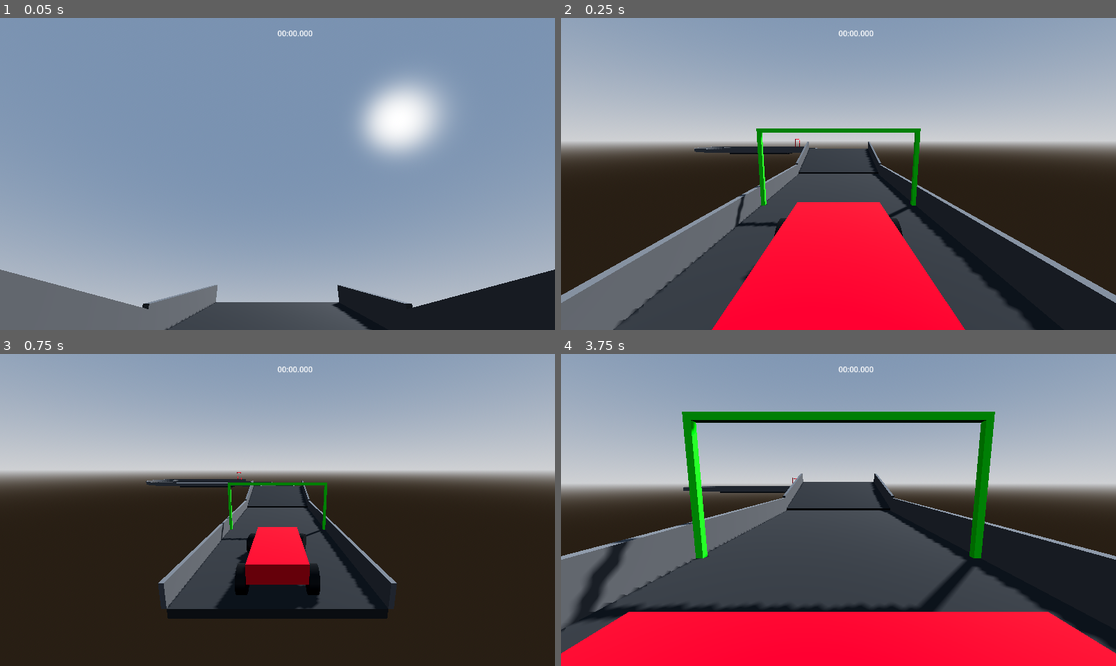
Above: before the commit, frames 1-4 (two rows, left to right).
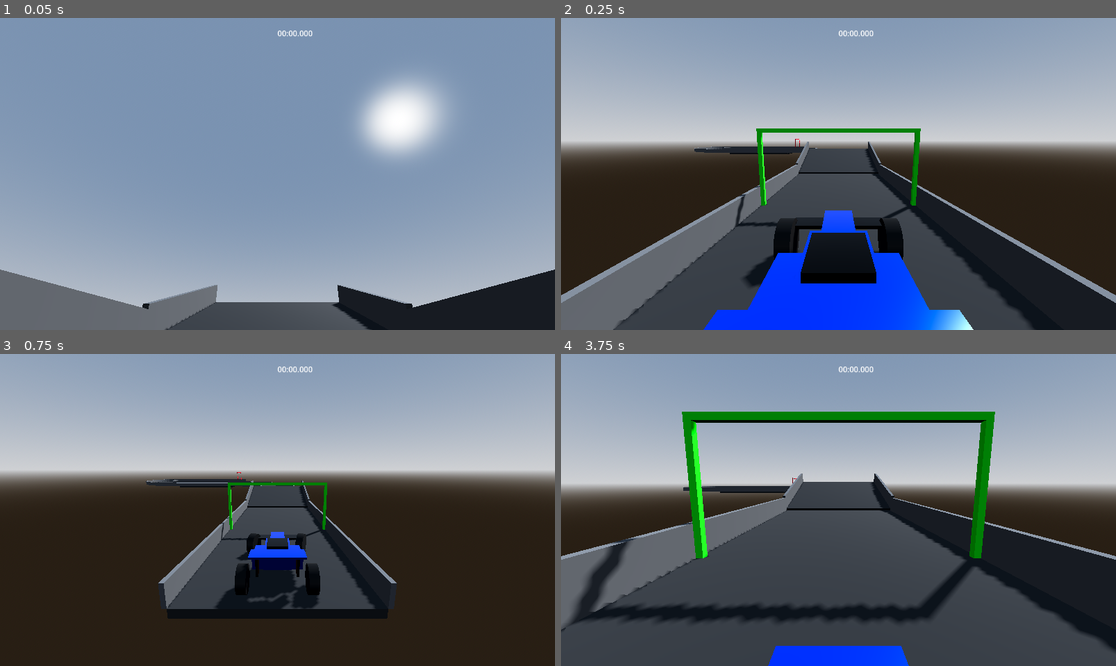
Above: after the commit, the same moments.

Repository: JosePedroDias/godot-trial-maniac
Game: Godot game, scene res://scenes/track1.tscn
The game is run twice, just before and just after one commit, with the same random seed, the same clock (stepped at 60 frames per second) and the same inputs.
Inputs:
- Up to frame 1 (0.05 s): no input
- Up to frame 2 (0.25 s): no input
- Up to frame 3 (0.75 s): hold Right (ui_right) from 0.53 s (still down)
- Up to frame 4 (3.75 s): release Right (ui_right) at 1.28 s; hold Down (ui_down) 1.28-2.03 s; hold Right (ui_right) 2.03-2.78 s; hold Up (ui_up) 2.78-3.53 s; hold Left (ui_left) from 3.53 s (still down)

Frame 1 is identical in both runs. In frame 2, 13% of the frame differs, in the area x 25-75%, y 59-100%; in frame 3, 2.0%; in frame 4, 16%, in the area x 0-100%, y 82-100%.

Commit message:
open seater

Diff:
--- /dev/null
+++ b/assets/open_seater_mesh.tscn
@@ -0,0 +1,102 @@
+[gd_scene format=3]
+
+[sub_resource type="StandardMaterial3D" id="StandardMaterial3D_o73ec"]
+albedo_color = Color(0.1, 0.3, 0.8, 1)
+metallic = 0.8
+roughness = 0.2
+
+[sub_resource type="BoxMesh" id="BoxMesh_gcabg"]
+material = SubResource("StandardMaterial3D_o73ec")
+size = Vector3(0.6, 0.3, 1.2)
+
+[sub_resource type="StandardMaterial3D" id="StandardMaterial3D_o7duk"]
+albedo_color = Color(0.1, 0.3, 0.8, 1)
+metallic = 0.8
+roughness = 0.2
+
+[sub_resource type="BoxMesh" id="BoxMesh_2stfx"]
+material = SubResource("StandardMaterial3D_o7duk")
+size = Vector3(0.4, 0.2, 1)
+
+[sub_resource type="StandardMaterial3D" id="StandardMaterial3D_w7mle"]
+albedo_color = Color(0.1, 0.1, 0.1, 1)
+metallic = 0.8
+roughness = 0.2
+
+[sub_resource type="BoxMesh" id="BoxMesh_3wfum"]
+material = SubResource("StandardMaterial3D_w7mle")
+size = Vector3(0.5, 0.15, 0.6)
+
+[sub_resource type="StandardMaterial3D" id="StandardMaterial3D_mjioq"]
+albedo_color = Color(0.1, 0.1, 0.1, 1)
+metallic = 0.8
+roughness = 0.2
+
+[sub_resource type="BoxMesh" id="BoxMesh_aetvj"]
+material = SubResource("StandardMaterial3D_mjioq")
+size = Vector3(1.3, 0.05, 0.3)
+
+[sub_resource type="StandardMaterial3D" id="StandardMaterial3D_6x00r"]
+albedo_color = Color(0.1, 0.3, 0.8, 1)
+metallic = 0.8
+roughness = 0.2
+
+[sub_resource type="BoxMesh" id="BoxMesh_3ov5s"]
+material = SubResource("StandardMaterial3D_6x00r")
+size = Vector3(1.1, 0.05, 0.4)
+
+[sub_resource type="StandardMaterial3D" id="StandardMaterial3D_wju81"]
+albedo_color = Color(0.1, 0.1, 0.1, 1)
+metallic = 0.8
+roughness = 0.2
+
+[sub_resource type="BoxMesh" id="BoxMesh_l6qcp"]
+material = SubResource("StandardMaterial3D_wju81")
+size = Vector3(0.05, 0.4, 0.3)
+
+[sub_resource type="StandardMaterial3D" id="StandardMaterial3D_xsbuo"]
+albedo_color = Color(0.1, 0.3, 0.8, 1)
+metallic = 0.8
+roughness = 0.2
+
+[sub_resource type="BoxMesh" id="BoxMesh_evc43"]
+material = SubResource("StandardMaterial3D_xsbuo")
+size = Vector3(0.3, 0.25, 0.8)
+
+[node name="OpenSeaterMesh" type="Node3D" unique_id=724393529]
+
+[node name="@MeshInstance3D@2" type="MeshInstance3D" parent="." unique_id=1977302534]
+transform = Transform3D(1, 0, 0, 0, 1, 0, 0, 0, 1, 0, 0, -0.2)
+mesh = SubResource("BoxMesh_gcabg")
+
+[node name="@MeshInstance3D@3" type="MeshInstance3D" parent="." unique_id=1584830522]
+transform = Transform3D(1, 0, 0, 0, 1, 0, 0, 0, 1, 0, -0.05, 0.8)
+mesh = SubResource("BoxMesh_2stfx")
+
+[node name="@MeshInstance3D@4" type="MeshInstance3D" parent="." unique_id=520014431]
+transform = Transform3D(1, 0, 0, 0, 1, 0, 0, 0, 1, 0, 0.15, -0.1)
+mesh = SubResource("BoxMesh_3wfum")
+
+[node name="@MeshInstance3D@5" type="MeshInstance3D" parent="." unique_id=1666414345]
+transform = Transform3D(1, 0, 0, 0, 1, 0, 0, 0, 1, 0, -0.1, 1.2)
+mesh = SubResource("BoxMesh_aetvj")
+
+[node name="@MeshInstance3D@6" type="MeshInstance3D" parent="." unique_id=883148193]
+transform = Transform3D(1, 0, 0, 0, 1, 0, 0, 0, 1, 0, 0.3, -1)
+mesh = SubResource("BoxMesh_3ov5s")
+
+[node name="@MeshInstance3D@7" type="MeshInstance3D" parent="." unique_id=1526318371]
+transform = Transform3D(1, 0, 0, 0, 1, 0, 0, 0, 1, 0.4, 0.1, -1)
+mesh = SubResource("BoxMesh_l6qcp")
+
+[node name="@MeshInstance3D@8" type="MeshInstance3D" parent="." unique_id=1128255799]
+transform = Transform3D(1, 0, 0, 0, 1, 0, 0, 0, 1, -0.4, 0.1, -1)
+mesh = SubResource("BoxMesh_l6qcp")
+
+[node name="@MeshInstance3D@9" type="MeshInstance3D" parent="." unique_id=923525640]
+transform = Transform3D(1, 0, 0, 0, 1, 0, 0, 0, 1, 0.4, -0.05, -0.3)
+mesh = SubResource("BoxMesh_evc43")
+
+[node name="@MeshInstance3D@10" type="MeshInstance3D" parent="." unique_id=1440978558]
+transform = Transform3D(1, 0, 0, 0, 1, 0, 0, 0, 1, -0.4, -0.05, -0.3)
+mesh = SubResource("BoxMesh_evc43")
--- a/scenes/car.tscn
+++ b/scenes/car.tscn
@@ -1,13 +1,7 @@
-[gd_scene format=3]
+[gd_scene load_steps=6 format=3]
 
 [ext_resource type="Script" path="res://scripts/car_controller.gd" id="1_c35m8"]
-
-[sub_resource type="StandardMaterial3D" id="StandardMaterial3D_qt2eu"]
-albedo_color = Color(0.8, 0.1, 0.1, 1)
-
-[sub_resource type="BoxMesh" id="BoxMesh_50v30"]
-material = SubResource("StandardMaterial3D_qt2eu")
-size = Vector3(1.2, 0.4, 2.5)
+[ext_resource type="PackedScene" path="res://assets/open_seater_mesh.tscn" id="2_newbody"]
 
 [sub_resource type="BoxShape3D" id="BoxShape3D_jtldb"]
 size = Vector3(1.2, 0.4, 2.5)
@@ -21,38 +15,37 @@
 bottom_radius = 0.3
 height = 0.2
 
-[node name="Car" type="RigidBody3D" unique_id=1749673328]
+[node name="Car" type="RigidBody3D"]
 mass = 1500.0
 center_of_mass_mode = 1
 center_of_mass = Vector3(0, -0.2, 0)
 script = ExtResource("1_c35m8")
 
-[node name="BodyMesh" type="MeshInstance3D" parent="." unique_id=1452267235]
-mesh = SubResource("BoxMesh_50v30")
+[node name="OpenSeaterMesh" parent="." instance=ExtResource("2_newbody")]
 
-[node name="CollisionShape3D" type="CollisionShape3D" parent="." unique_id=1912928514]
+[node name="CollisionShape3D" type="CollisionShape3D" parent="."]
 shape = SubResource("BoxShape3D_jtldb")
 
-[node name="RayCastFL" type="RayCast3D" parent="." unique_id=1900206084]
+[node name="RayCastFL" type="RayCast3D" parent="."]
 transform = Transform3D(1, 0, 0, 0, 1, 0, 0, 0, 1, -0.7, 0, 1)
 
-[node name="WheelFL" type="MeshInstance3D" parent="." unique_id=1729361090]
+[node name="WheelFL" type="MeshInstance3D" parent="."]
 mesh = SubResource("CylinderMesh_cp117")
 
-[node name="RayCastFR" type="RayCast3D" parent="." unique_id=1620259222]
+[node name="RayCastFR" type="RayCast3D" parent="."]
 transform = Transform3D(1, 0, 0, 0, 1, 0, 0, 0, 1, 0.7, 0, 1)
 
-[node name="WheelFR" type="MeshInstance3D" parent="." unique_id=638210747]
+[node name="WheelFR" type="MeshInstance3D" parent="."]
 mesh = SubResource("CylinderMesh_cp117")
 
-[node name="RayCastRL" type="RayCast3D" parent="." unique_id=1435745871]
+[node name="RayCastRL" type="RayCast3D" parent="."]
 transform = Transform3D(1, 0, 0, 0, 1, 0, 0, 0, 1, -0.7, 0, -1)
 
-[node name="WheelRL" type="MeshInstance3D" parent="." unique_id=1967292063]
+[node name="WheelRL" type="MeshInstance3D" parent="."]
 mesh = SubResource("CylinderMesh_cp117")
 
-[node name="RayCastRR" type="RayCast3D" parent="." unique_id=1540119799]
+[node name="RayCastRR" type="RayCast3D" parent="."]
 transform = Transform3D(1, 0, 0, 0, 1, 0, 0, 0, 1, 0.7, 0, -1)
 
-[node name="WheelRR" type="MeshInstance3D" parent="." unique_id=1741819341]
+[node name="WheelRR" type="MeshInstance3D" parent="."]
 mesh = SubResource("CylinderMesh_cp117")
--- /dev/null
+++ b/scripts/create_car_mesh.gd
@@ -0,0 +1,71 @@
+extends SceneTree
+
+func _create_mesh(mesh: Mesh, color: Color, pos: Vector3, rot: Vector3 = Vector3.ZERO, scale: Vector3 = Vector3.ONE) -> MeshInstance3D:
+	var mi = MeshInstance3D.new()
+	mi.mesh = mesh
+	var mat = StandardMaterial3D.new()
+	mat.albedo_color = color
+	# Add some metallic look for racing feel
+	mat.metallic = 0.8
+	mat.roughness = 0.2
+	mi.mesh.material = mat
+	mi.position = pos
+	mi.rotation_degrees = rot
+	mi.scale = scale
+	return mi
+
+func _init():
+	var car_node = Node3D.new()
+	car_node.name = "OpenSeaterMesh"
+
+	var body_color = Color(0.1, 0.3, 0.8) # Racing Blue
+	var accent_color = Color(0.1, 0.1, 0.1) # Dark/Carbon
+
+	# Main Chassis (Central part)
+	var main_box = BoxMesh.new()
+	main_box.size = Vector3(0.6, 0.3, 1.2)
+	car_node.add_child(_create_mesh(main_box, body_color, Vector3(0, 0, -0.2)))
+
+	# Nose (Tapered front)
+	var nose_box = BoxMesh.new()
+	nose_box.size = Vector3(0.4, 0.2, 1.0)
+	car_node.add_child(_create_mesh(nose_box, body_color, Vector3(0, -0.05, 0.8)))
+
+	# Cockpit Surround
+	var cockpit = BoxMesh.new()
+	cockpit.size = Vector3(0.5, 0.15, 0.6)
+	car_node.add_child(_create_mesh(cockpit, accent_color, Vector3(0, 0.15, -0.1)))
+
+	# Front Wing
+	var f_wing = BoxMesh.new()
+	f_wing.size = Vector3(1.3, 0.05, 0.3)
+	car_node.add_child(_create_mesh(f_wing, accent_color, Vector3(0, -0.1, 1.2)))
+
+	# Rear Wing Main
+	var r_wing = BoxMesh.new()
+	r_wing.size = Vector3(1.1, 0.05, 0.4)
+	car_node.add_child(_create_mesh(r_wing, body_color, Vector3(0, 0.3, -1.0)))
+
+	# Rear Wing Supports
+	var r_supp = BoxMesh.new()
+	r_supp.size = Vector3(0.05, 0.4, 0.3)
+	car_node.add_child(_create_mesh(r_supp, accent_color, Vector3(0.4, 0.1, -1.0)))
+	car_node.add_child(_create_mesh(r_supp, accent_color, Vector3(-0.4, 0.1, -1.0)))
+
+	# Sidepods
+	var sidepod = BoxMesh.new()
+	sidepod.size = Vector3(0.3, 0.25, 0.8)
+	car_node.add_child(_create_mesh(sidepod, body_color, Vector3(0.4, -0.05, -0.3)))
+	car_node.add_child(_create_mesh(sidepod, body_color, Vector3(-0.4, -0.05, -0.3)))
+
+	var packed = PackedScene.new()
+	for child in car_node.get_children():
+		child.owner = car_node
+
+	packed.pack(car_node)
+	ResourceSaver.save(packed, "res://assets/open_seater_mesh.tscn")
+
+	print("Created open seater mesh at res://assets/open_seater_mesh.tscn")
+
+	car_node.free()
+	quit()
Not shown, added: scripts/create_car_mesh.gd.uid
Not shown, changed: README.md
